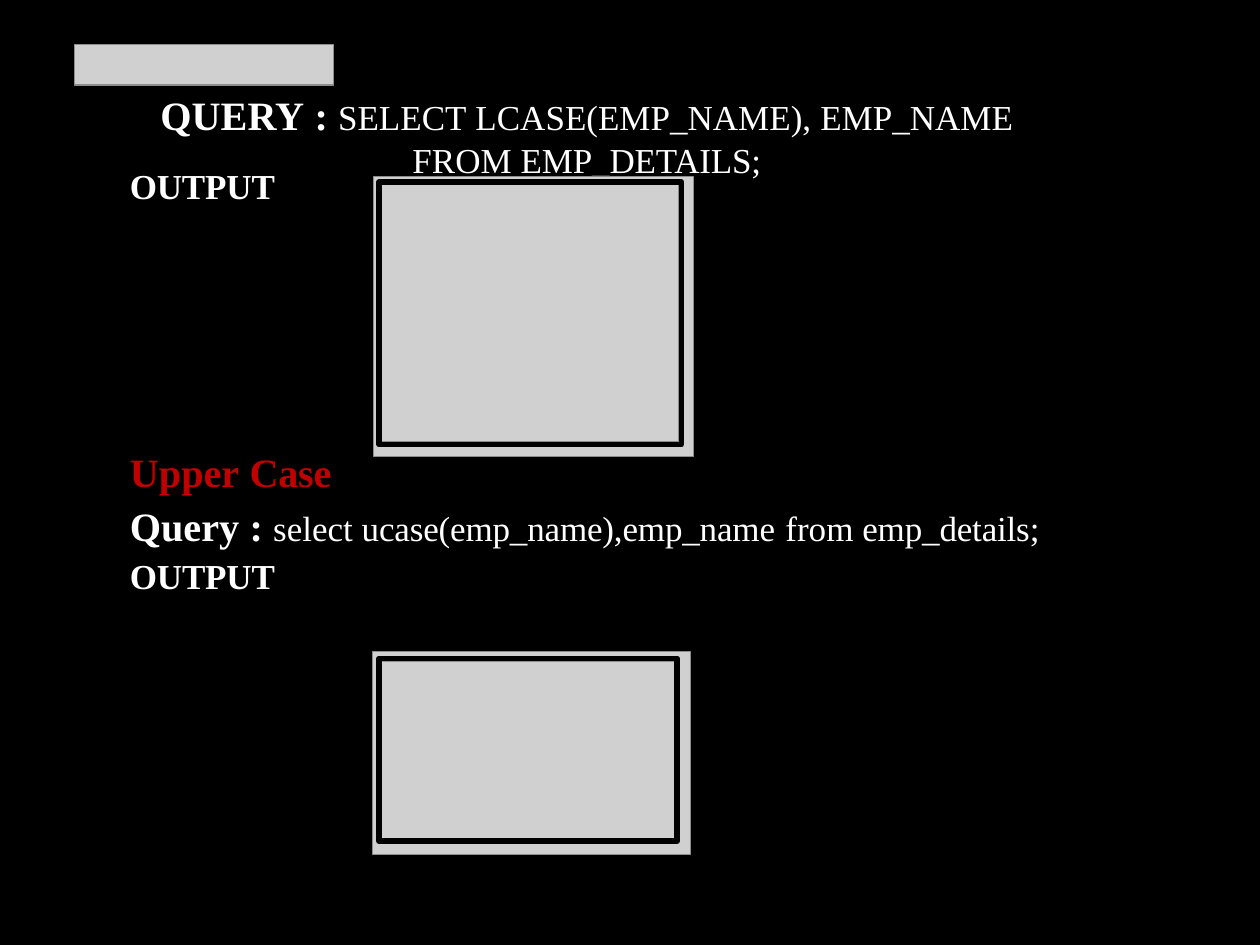
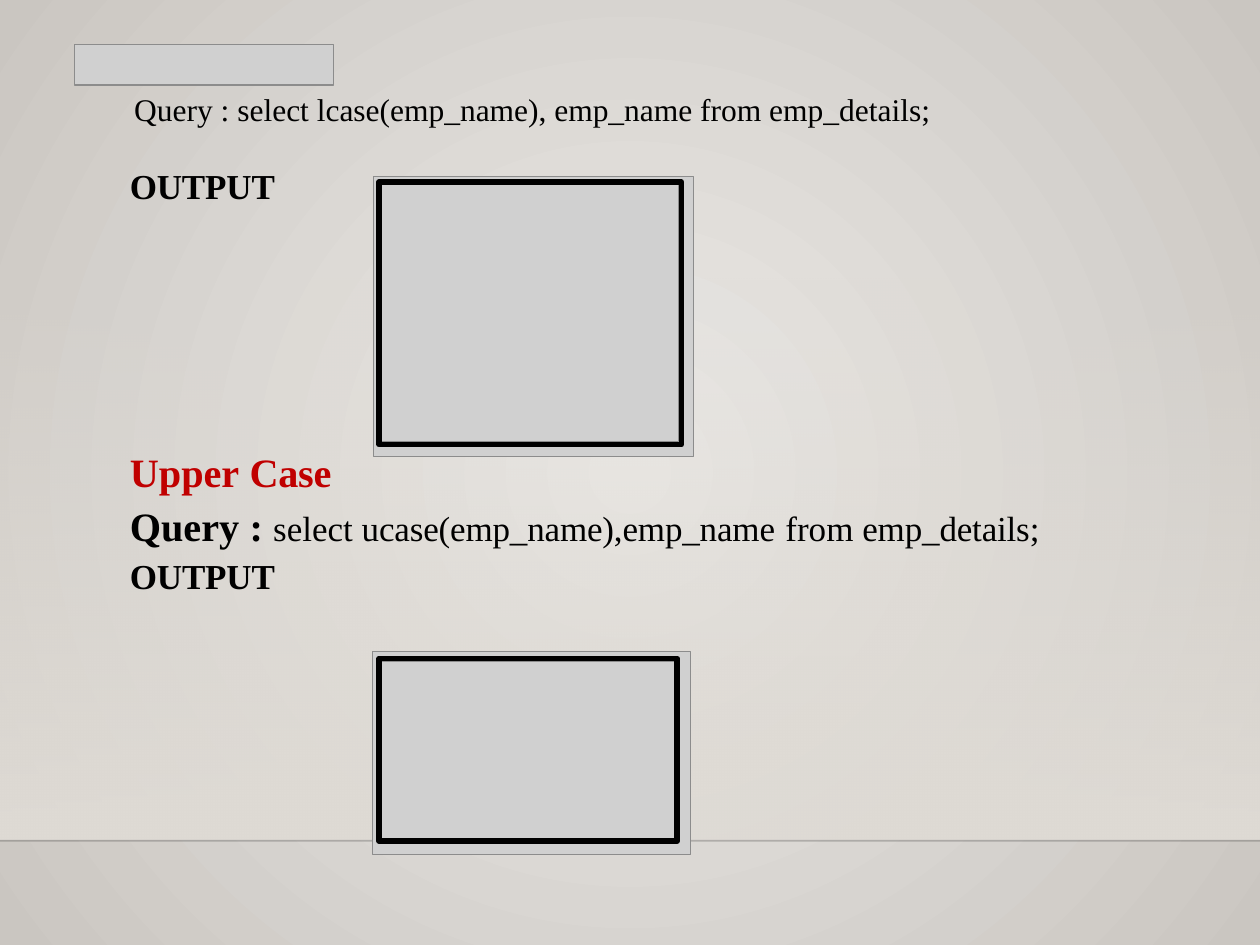
Before and after one commit to Skkishore1103/SQL-Project, a slide deck: slide 34 of Kishore S SQL Project.pptx. Drawn at 1260x945 pixels with LibreOffice and Linux fonts; fonts in the diff are those of the drawing; grey boxes stand for pictures; background and template pictures are left out. Boxes give left, top, right and bottom in pixels: in the first picture for what was removed or moved away, otherwise in the second. Text is boxed around its words. In the diff, an @@ line names an element or a change of style, - is before the commit and + after.

```diff
--- a/Kishore S SQL Project.pptx
+++ b/Kishore S SQL Project.pptx
@@ background picture (left out) to gradient #ECEAE7 to #CAC7C1 @@
@@ title "Query : select lcase(emp_name), emp_name ..." at bbox=[134, 99, 930, 127]: vertical alignment middle to top @@
@@ title at bbox=[134, 99, 930, 127]: text changed; size 20 to 18 pt; text colour #FFFFFF to #000000 @@
-QUERY : SELECT LCASE(EMP_NAME), EMP_NAME FROM EMP_DETAILS;
+Query : select lcase(emp_name), emp_name from emp_details;
@@ text "OUTPUT" at bbox=[130, 176, 275, 200]: text colour #FFFFFF to #000000 @@
@@ rectangle added at bbox=[0, 277, 1260, 839], fill gradient #DFDBD5 @@
@@ text at bbox=[130, 514, 1039, 590]: text colour #FFFFFF to #000000 in "Query : select ucase(emp_name),emp_name from emp_details;", "OUTPUT" @@
@@ line added from (0, 840) to (1260, 840), #000001 1 pt @@
```
Also in this commit, not shown: 59 other slides changed.
